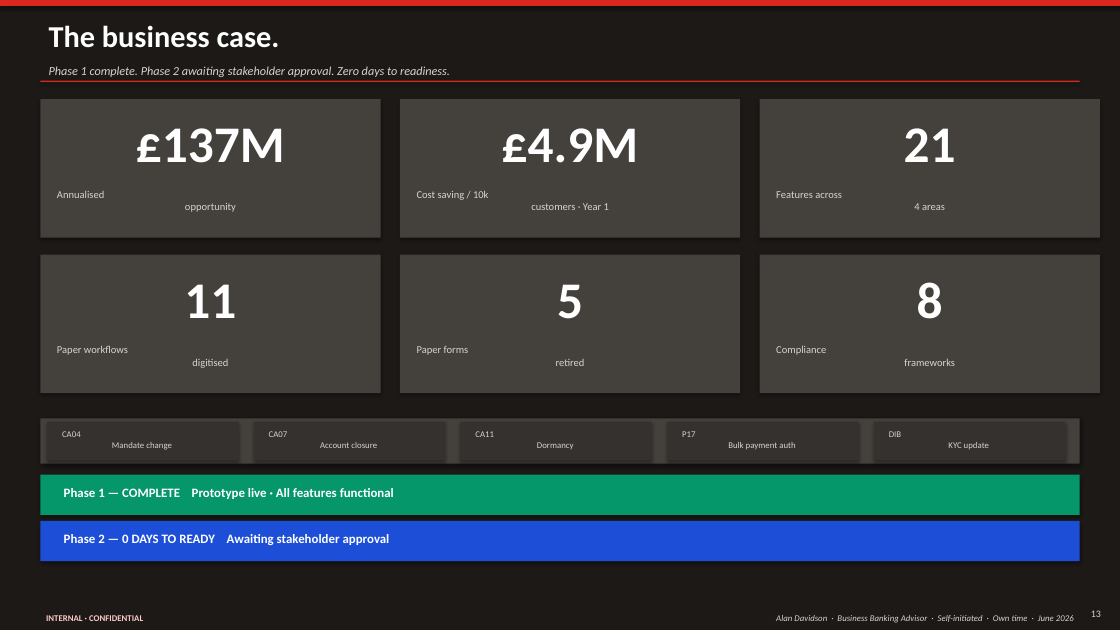
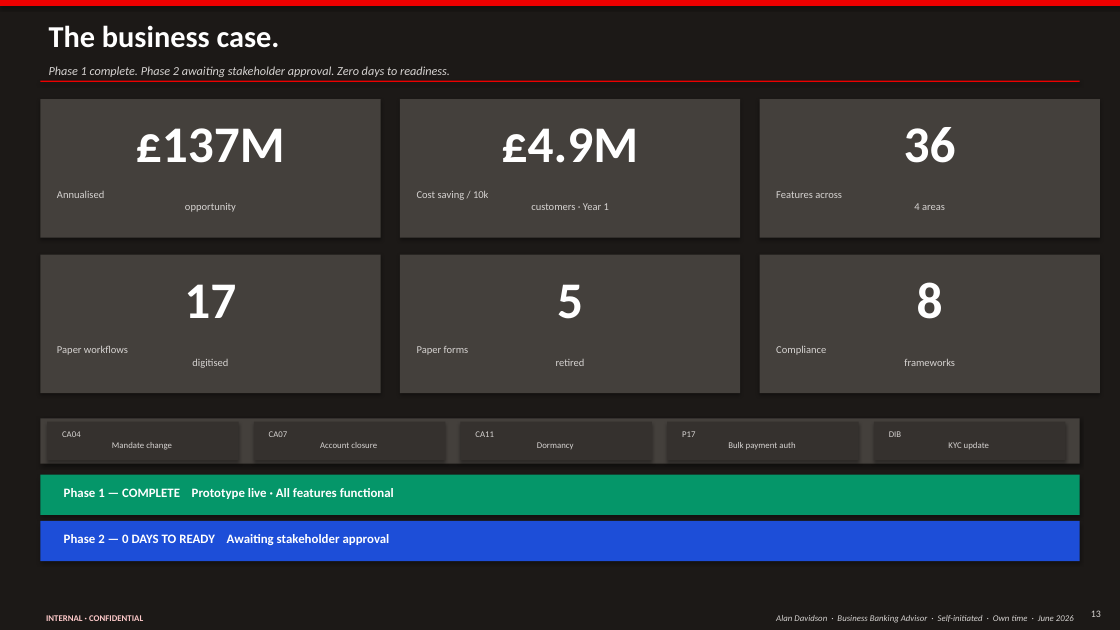
Before and after one commit to imscots-ui/santander, a slide deck: slide 13 of Santander_Digital_Banking_Future.pptx. Drawn at 1120x630 pixels with LibreOffice and Linux fonts; fonts in the diff are those of the drawing. Boxes give left, top, right and bottom in pixels: in the first picture for what was removed or moved away, otherwise in the second. Text is boxed around its words. In the diff, an @@ line names an element or a change of style, - is before the commit and + after.

```diff
--- a/Santander_Digital_Banking_Future.pptx
+++ b/Santander_Digital_Banking_Future.pptx
@@ rectangle at box(0, 0, 1120, 6): fill #DA291C to #EC0000 @@
@@ rectangle at box(40, 81, 1080, 82): fill #DA291C to #EC0000 @@
@@ text at box(904, 127, 956, 163): text changed @@
-21
+36
@@ text at box(184, 284, 236, 318): text changed @@
-11
+17
```
Also in this commit, not shown: 15 other slides changed, 33 other files.
